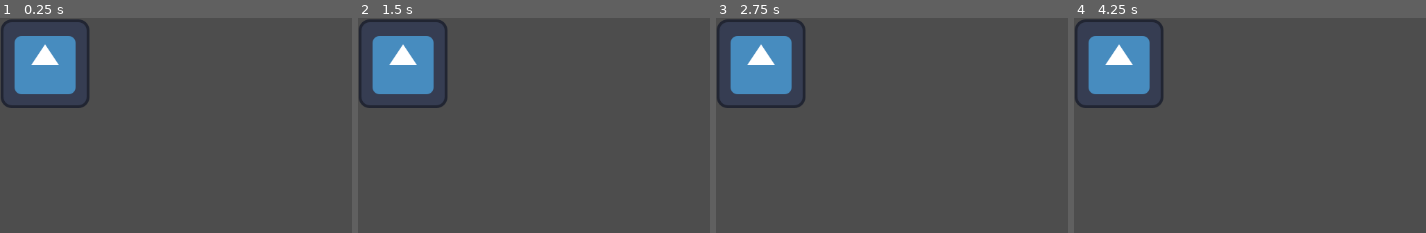
Above: before the commit, frames 1-4 (left to right).
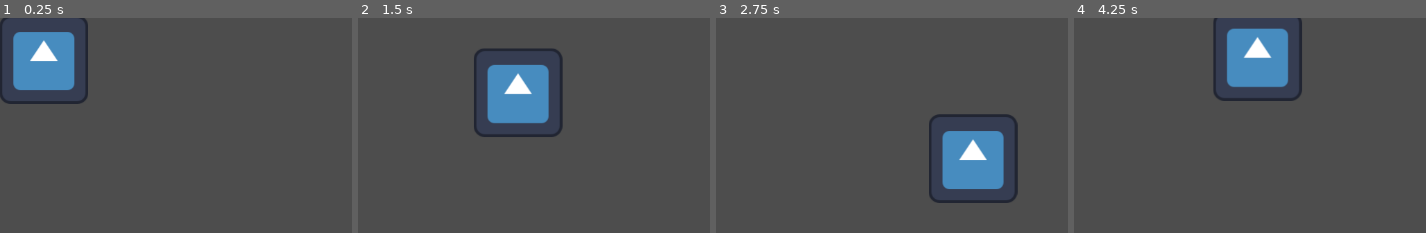
Above: after the commit, the same moments.

Repository: liamebre/systems
Game: Godot game, scene res://main.tscn
Same seed, same stepped clock (60 frames per second), same inputs: the game is played once before the commit and once after it. The engine's default icon, where the game draws it, is replaced by a stand-in: a white triangle on a blue panel in a dark square.
Inputs:
- Up to frame 1 (0.25 s): no input
- Up to frame 2 (1.5 s): hold D (move_right) 0.53-1.28 s; hold S (move_down) from 1.28 s (still down)
- Up to frame 3 (2.75 s): release S (move_down) at 2.03 s; hold D (move_right) from 2.03 s (still down)
- Up to frame 4 (4.25 s): release D (move_right) at 2.78 s; hold W (move_up) 2.78-3.53 s; hold A (move_left) from 3.53 s (still down)

The runs differ from the first frame. In frame 1, 2.6% of the frame differs, in the area x 0-26%, y 0-42%; in frame 2, 12%, in the area x 0-59%, y 0-56%; in frame 3, 12%; in frame 4, 12%.

Commit message:
update
i have proper movement now

Diff:
--- a/map.tscn
+++ b/map.tscn
@@ -5,7 +5,7 @@
 [ext_resource type="Script" uid="uid://1c3fp2dwh1l5" path="res://player/walker.gd" id="3_e0an3"]
 
 [sub_resource type="TileSet" id="TileSet_p5pve"]
-tile_size = Vector2i(64, 64)
+tile_size = Vector2i(128, 128)
 
 [node name="map" type="Node2D"]
 
--- a/player/player.tscn
+++ b/player/player.tscn
@@ -1,10 +1,15 @@
-[gd_scene load_steps=3 format=3 uid="uid://btb1lm6mq77ce"]
+[gd_scene load_steps=4 format=3 uid="uid://btb1lm6mq77ce"]
 
 [ext_resource type="Script" uid="uid://cb514clwgkuvs" path="res://player/player.gd" id="1_rkbax"]
 [ext_resource type="Texture2D" uid="uid://ciokl64p3pthn" path="res://player/icon.svg" id="2_g1dw6"]
 
-[node name="player" type="Node2D"]
+[sub_resource type="RectangleShape2D" id="RectangleShape2D_rkbax"]
+
+[node name="player" type="Area2D"]
 script = ExtResource("1_rkbax")
 
 [node name="Icon" type="Sprite2D" parent="."]
 texture = ExtResource("2_g1dw6")
+
+[node name="CollisionShape2D" type="CollisionShape2D" parent="."]
+shape = SubResource("RectangleShape2D_rkbax")
--- a/player/walker.gd
+++ b/player/walker.gd
@@ -24,10 +24,13 @@
 	)
 
 func move(pos):
-	var direction = (pos - position).normalized()
+	var direction = (Vector2(pos) - position).normalized()
+
 	var tween := create_tween()
 	tween.set_ease(Tween.EASE_IN)
-	var end = %player.position + direction * grid_size
-	tween.tween_property($player, "position", end, 1)
-	position = pos
+	var end = position + direction * grid_size
+	tween.tween_property($".", "position", end, 1)
+
+	await tween.finished
+	position = end
 	print(pos)
--- a/tilemap.gd
+++ b/tilemap.gd
@@ -9,3 +9,11 @@
 func request_move(pawn, direction:Vector2i):
 	var cell_start = local_to_map(pawn.position)
 	var cell_target = cell_start + direction
+	return map_to_local(cell_target)
+
+	#var cell_tile_id = get_cell_source_id(cell_target)
+	#match cell_tile_id:
+	#	-1:
+	#		set_cell( cell_target, CellType.ACTOR, Vector2i.ZERO)
+	#		set_cell( cell_start, -1, Vector2i.ZERO)
+	#
